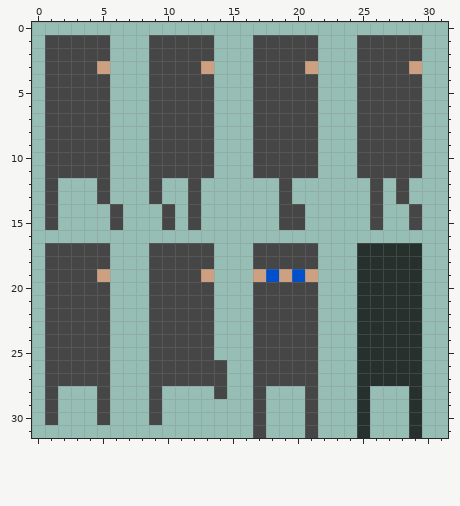
Two states of a pixel-art sprite, res/spy.png. The picture above is the old version.
The file is 128x128 pixels, drawn in blocks of 4x4; one block is one cell here. Colours within 5 levels of each other are drawn and written as one.
And afterwards:
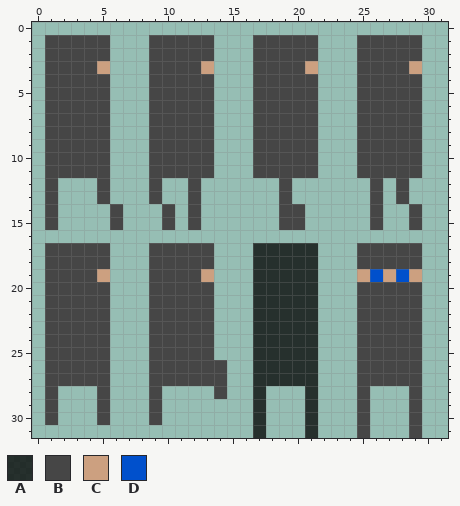
Palette (. is transparent): A #000000bf  B #464646  C #cca080  D #0050cc
What changed:
The author changed colour B to colour A in rows 17 to 18 at x 17 to 21; in rows 20 to 27 at x 17 to 21; in rows 28 to 31 at x 17 and 21.
The author changed colour C to colour A in row 19 at x 17, 19 and 21.
The author changed colour D to colour A in row 19 at x 18 and 20.
The author changed colour A to colour B in rows 17 to 18 at x 25 to 29; in rows 20 to 27 at x 25 to 29; in rows 28 to 31 at x 25 and 29.
The author changed colour A to colour C in row 19 at x 25, 27 and 29.
The author changed colour A to colour D in row 19 at x 26 and 28.
Boxes around the changes in both pictures, in picture pixels (x1, y1, x2, y2):
changed: (253, 243, 422, 438)
